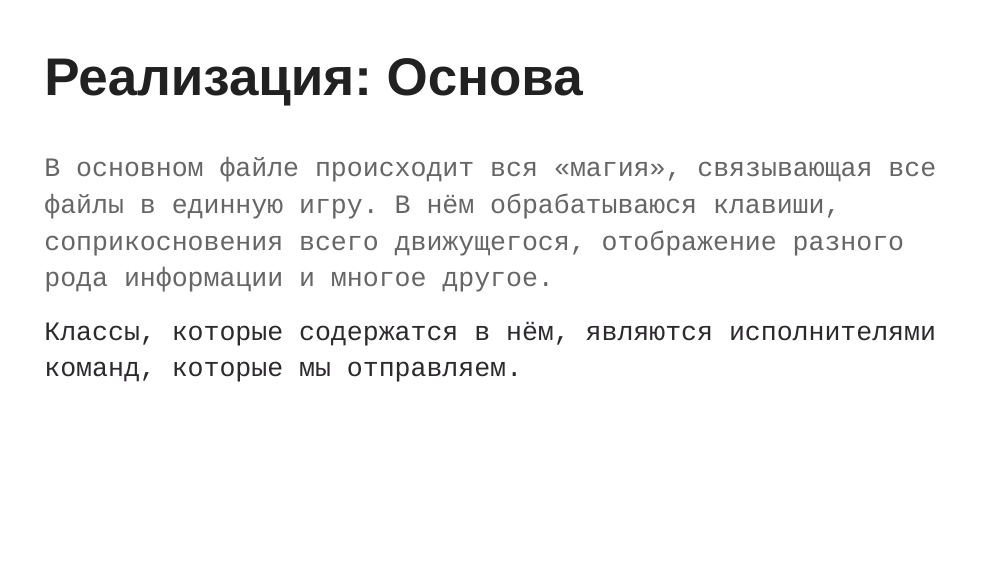
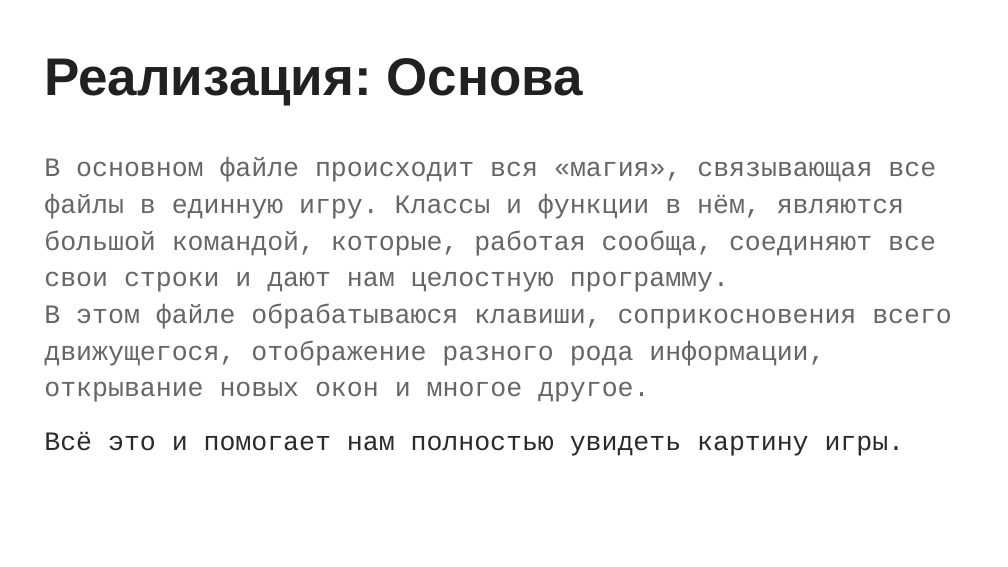
Before and after one commit to SyberiaK/spacewar, a slide deck: slide 5 of doc/Spacewar.pptx. Drawn at 1008x567 pixels with LibreOffice and Linux fonts; fonts in the diff are those of the drawing. Boxes give left, top, right and bottom in pixels: in the first picture for what was removed or moved away, otherwise in the second. Text is boxed around its words. In the diff, an @@ line names an element or a change of style, - is before the commit and + after.

```diff
--- a/doc/Spacewar.pptx
+++ b/doc/Spacewar.pptx
@@ text at (x1=44, y1=158, x2=952, y2=456): text changed @@
-В основном файле происходит вся «магия», связывающая все файлы в единную игру. В нём обрабатываюся клавиши, соприкосновения всего движущегося, отображение разного рода информации и многое другое.
-Классы, которые содержатся в нём, являются исполнителями команд, которые мы отправляем.
+В основном файле происходит вся «магия», связывающая все файлы в единную игру. Классы и функции в нём, являются большой командой, которые, работая сообща, соединяют все свои строки и дают нам целостную программу.
+В этом файле обрабатываюся клавиши, соприкосновения всего движущегося, отображение разного рода информации, открывание новых окон и многое другое.
+Всё это и помогает нам полностью увидеть картину игры.
```
Also in this commit, not shown: 2 other slides changed, 1 slide added.
